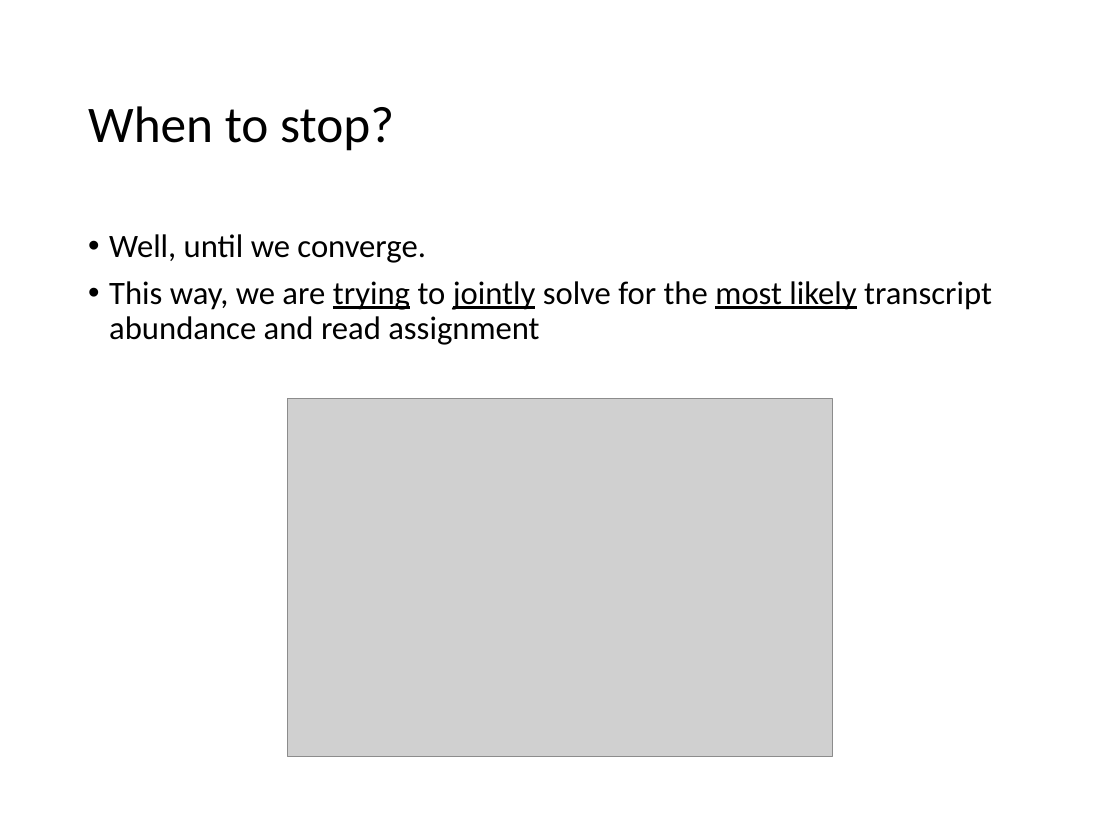
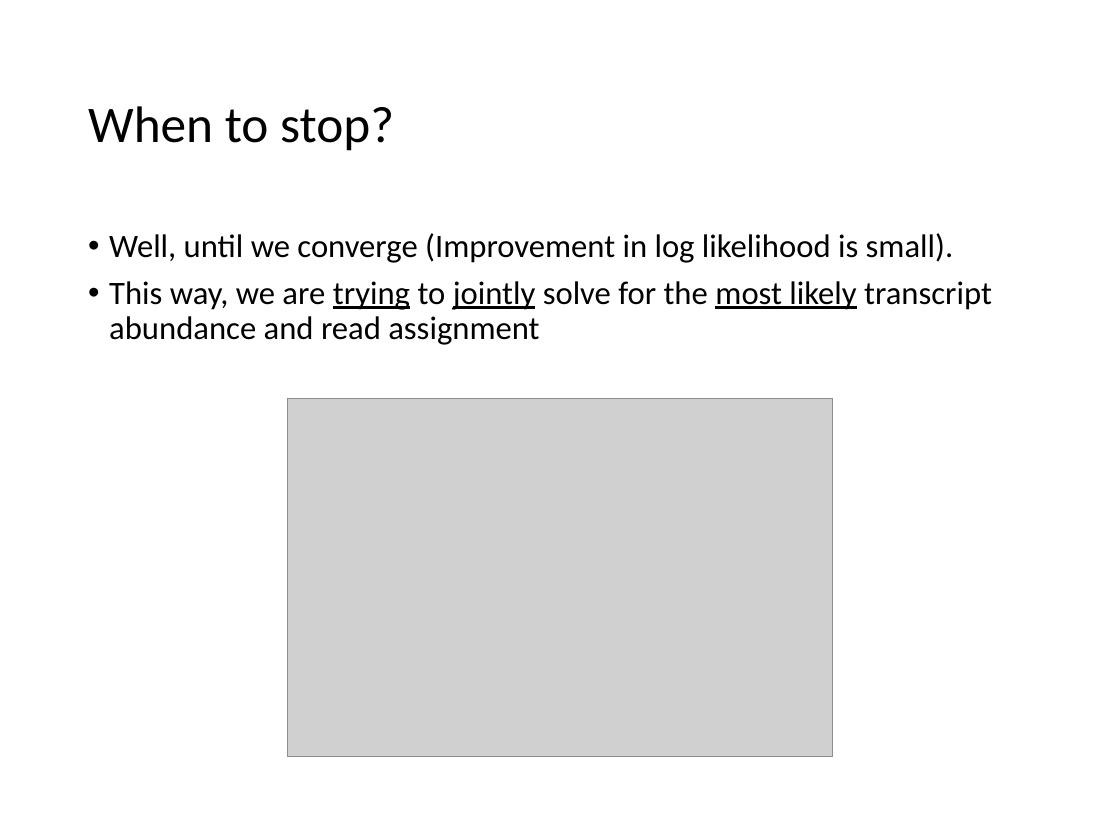
Before and after one commit to Yue-Jiang/achems, a slide deck: slide 10 of rna-seq workshop.pptx. Drawn at 1120x840 pixels with LibreOffice and Linux fonts; fonts in the diff are those of the drawing; grey boxes stand for pictures. Boxes give left, top, right and bottom in pixels: in the first picture for what was removed or moved away, otherwise in the second. Text is boxed around its words. In the diff, an @@ line names an element or a change of style, - is before the commit and + after.

```diff
--- a/rna-seq workshop.pptx
+++ b/rna-seq workshop.pptx
@@ text at (109, 233, 954, 263): text changed @@
-• Well, until we converge.
+• Well, until we converge (Improvement in log likelihood is small).
```
Also in this commit, not shown: 1 other slide changed.
